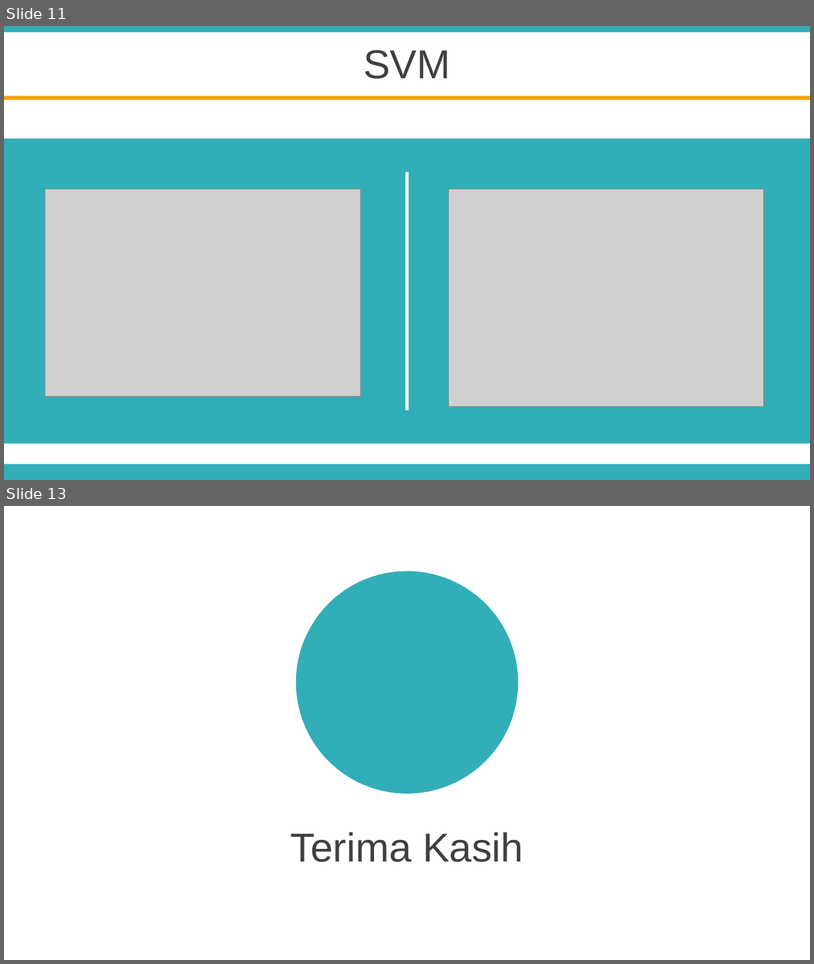
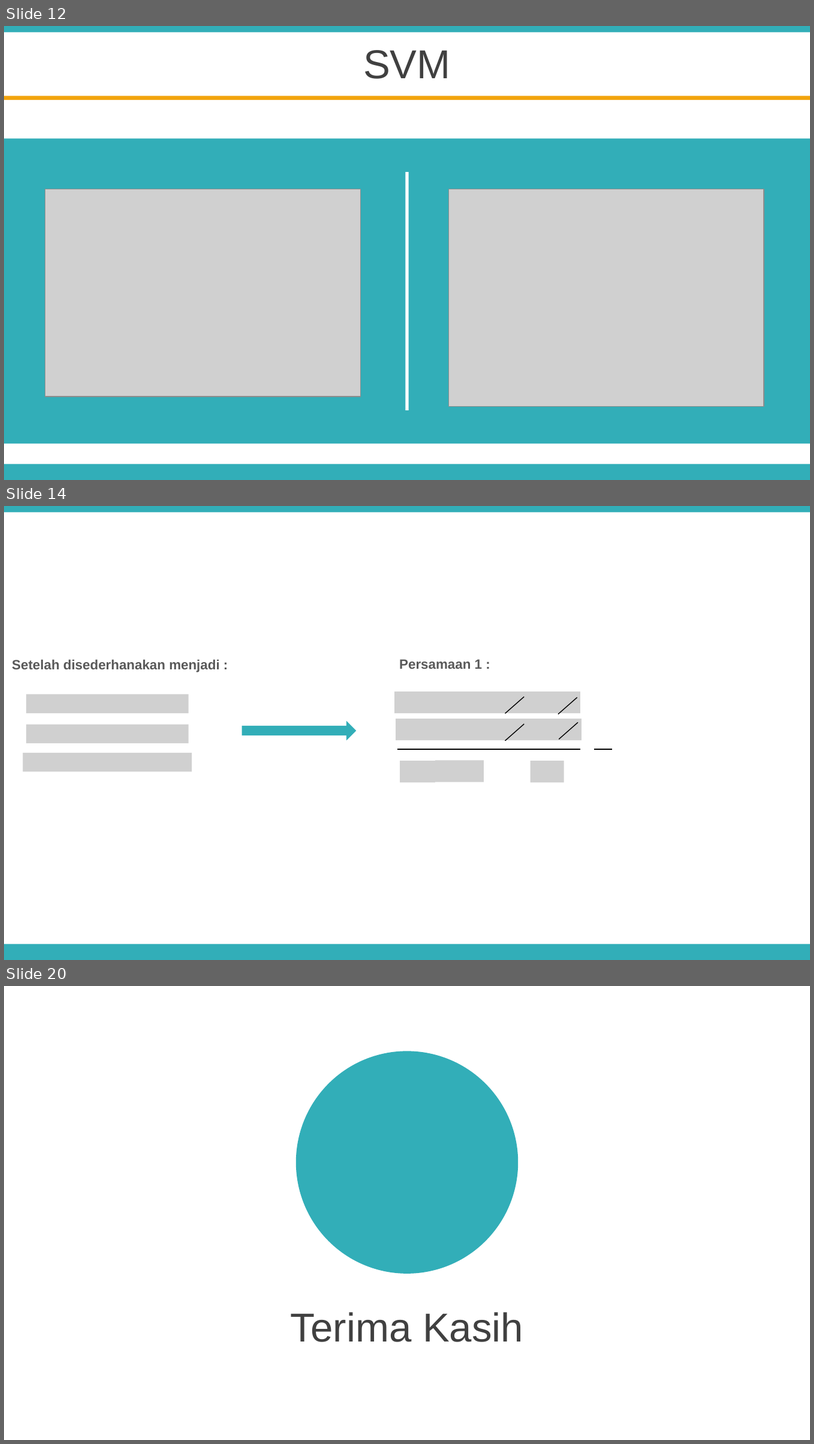
Before and after one commit to Elbaayu27/TugasAkhir, a slide deck: SIDANG/PPT SIDANG.pptx. Shown one above the other, each under a label of ours: slides 11 and 13 before the commit, slides 12, 14 and 20 after it; the slides between them are not shown. The pictures are 814x964 and 814x1444 pixels, drawn with LibreOffice and Linux fonts; fonts in the diff are those of the drawing; grey boxes stand for pictures; background and template pictures are left out. Boxes give left, top, right and bottom in pixels: in the first picture for what was removed or moved away, otherwise in the second. Text is boxed around its words. In the diff, an @@ line names an element or a change of style, - is before the commit and + after.

```diff
--- a/SIDANG/PPT SIDANG.pptx
+++ b/SIDANG/PPT SIDANG.pptx
@@ slide 14 added at (x1=4, y1=506, x2=810, y2=960), background #FFFFFF; not listed: 2 template elements that a slide beside it also shows @@
@@ text added at (x1=12, y1=660, x2=219, y2=672), 12 pt, text #595959, bold @@
+Setelah disederhanakan menjadi :
@@ text added at (x1=399, y1=659, x2=482, y2=669), 12 pt, text #595959, bold @@
+Persamaan 1 :
@@ picture added at (x1=27, y1=694, x2=189, y2=713) @@
@@ picture added at (x1=395, y1=691, x2=581, y2=713) @@
@@ line added from (506, 713) to (524, 696), #000000 0.75 pt @@
@@ line added from (558, 714) to (578, 697), #000000 0.75 pt @@
@@ right arrow added at (x1=242, y1=721, x2=356, y2=740), fill #32AEB8 @@
@@ picture added at (x1=396, y1=718, x2=582, y2=740) @@
@@ picture added at (x1=27, y1=724, x2=189, y2=744) @@
@@ line added from (506, 741) to (524, 724), #000000 0.75 pt @@
@@ line added from (559, 739) to (578, 722), #000000 0.75 pt @@
@@ picture added at (x1=23, y1=753, x2=192, y2=772) @@
@@ line added from (398, 749) to (581, 749), #000000 0.75 pt @@
@@ line added from (594, 749) to (613, 749), #000000 0.75 pt @@
@@ picture added at (x1=400, y1=761, x2=435, y2=783) @@
@@ picture added at (x1=435, y1=760, x2=484, y2=782) @@
@@ picture added at (x1=531, y1=761, x2=564, y2=783) @@
@@ what was slide 11 is now slide 12 @@
@@ what was slide 13 is now slide 20 @@
```
Also in this commit, not shown: 1 slide changed, 8 other slides added, 2 slides removed, 3 other files.
